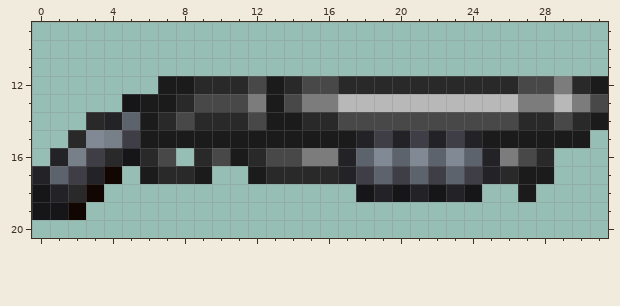
One commit to this pixel-art sprite: Resources/Textures/_RMC14/Objects/Weapons/Guns/Shotguns/m42a2/urban.rsi/icon.png. Above, as it was before the edit.
The file is 32x32 pixels. Colours within 5 levels of each other are drawn and written as one. Shown: x 0..31, y 9..20.
Once edited:
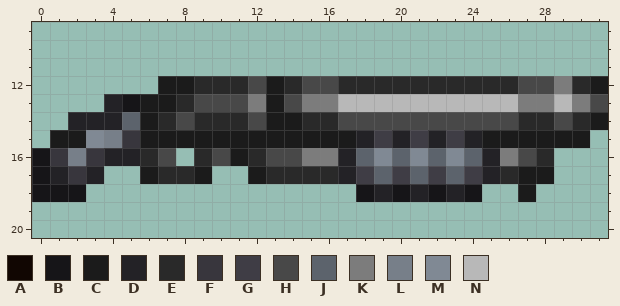
Palette (. is transparent): A #110602  B #161518  C #1b1b1b  D #232226  E #292929  F #38363d  G #3f3d45  H #484848  J #5c636c  K #7c7c7c  L #777f89  M #808994  N #b8b8b8
Edits made:
Changed rows in their new state; - is an unchanged pixel.
first column x 0:
13 ----D-
14 --DD--
15 -CC--F
16 BF-FDD
17 BDF-.-
18 -BB.--
19 ...---
Where, in picture pixels (left, top, right, bottom), the same in both pictures:
changed: (32, 94, 140, 220)
